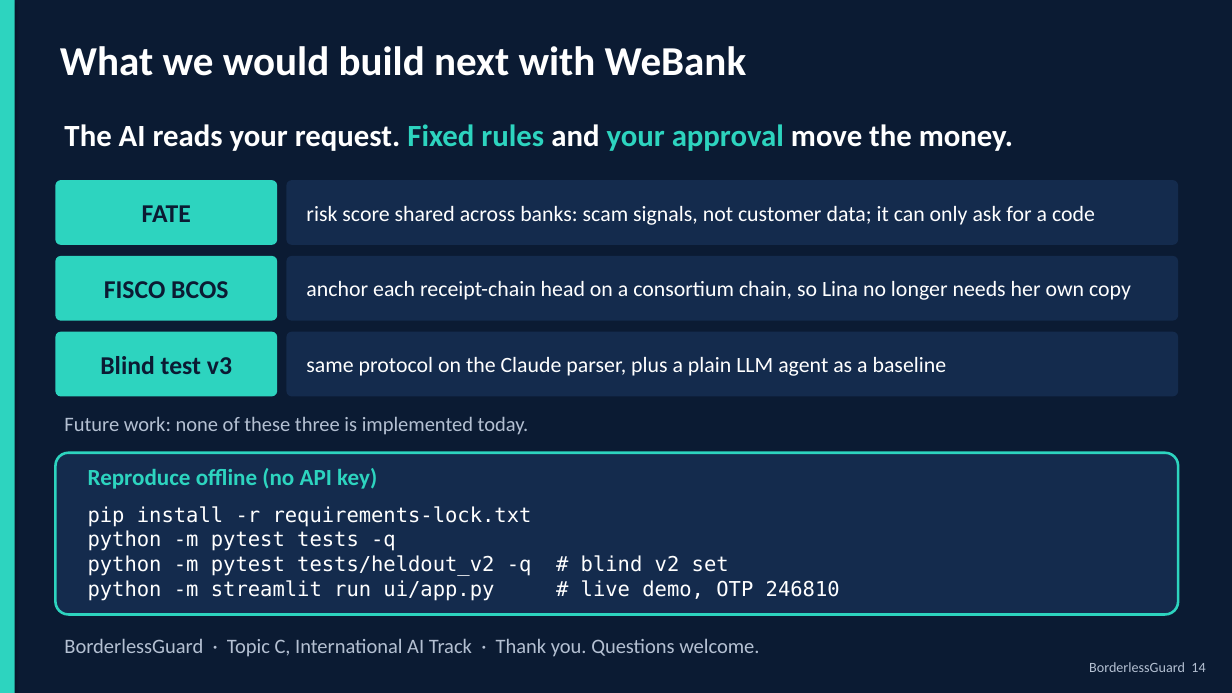
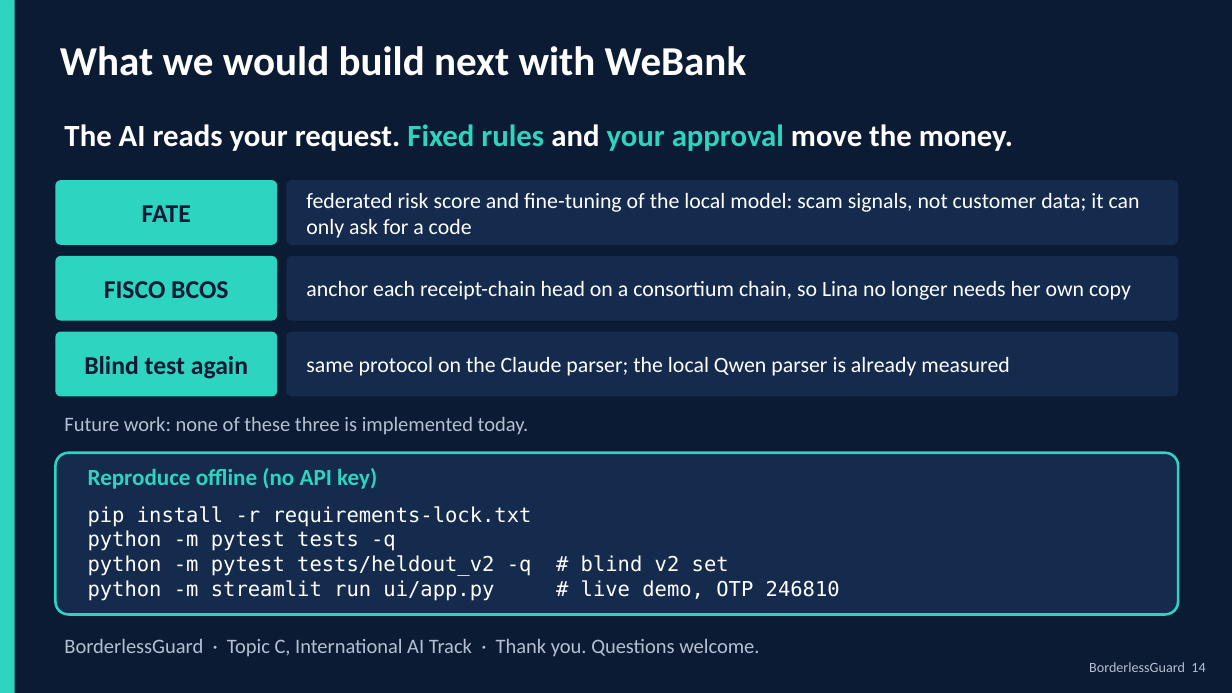
Before and after one commit to Arracheur2Bonnet/Borderless, a slide deck: slide 14 of deliverables/pitch/BorderlessGuard_deck.pptx. Drawn at 1232x693 pixels with LibreOffice and Linux fonts; fonts in the diff are those of the drawing. Boxes give left, top, right and bottom in pixels: in the first picture for what was removed or moved away, otherwise in the second. Text is boxed around its words. In the diff, an @@ line names an element or a change of style, - is before the commit and + after.

```diff
--- a/deliverables/pitch/BorderlessGuard_deck.pptx
+++ b/deliverables/pitch/BorderlessGuard_deck.pptx
@@ text in rounded rectangle at bbox=[306, 193, 1140, 238]: text changed @@
-risk score shared across banks: scam signals, not customer data; it can only ask for a code
+federated risk score and fine-tuning of the local model: scam signals, not customer data; it can only ask for a code
@@ text in rounded rectangle at bbox=[84, 356, 248, 379]: text changed @@
-Blind test v3
+Blind test again
@@ text in rounded rectangle at bbox=[306, 357, 1009, 376]: text changed @@
-same protocol on the Claude parser, plus a plain LLM agent as a baseline
+same protocol on the Claude parser; the local Qwen parser is already measured
```
Also in this commit, not shown: 2 other slides changed, 47 other files.
